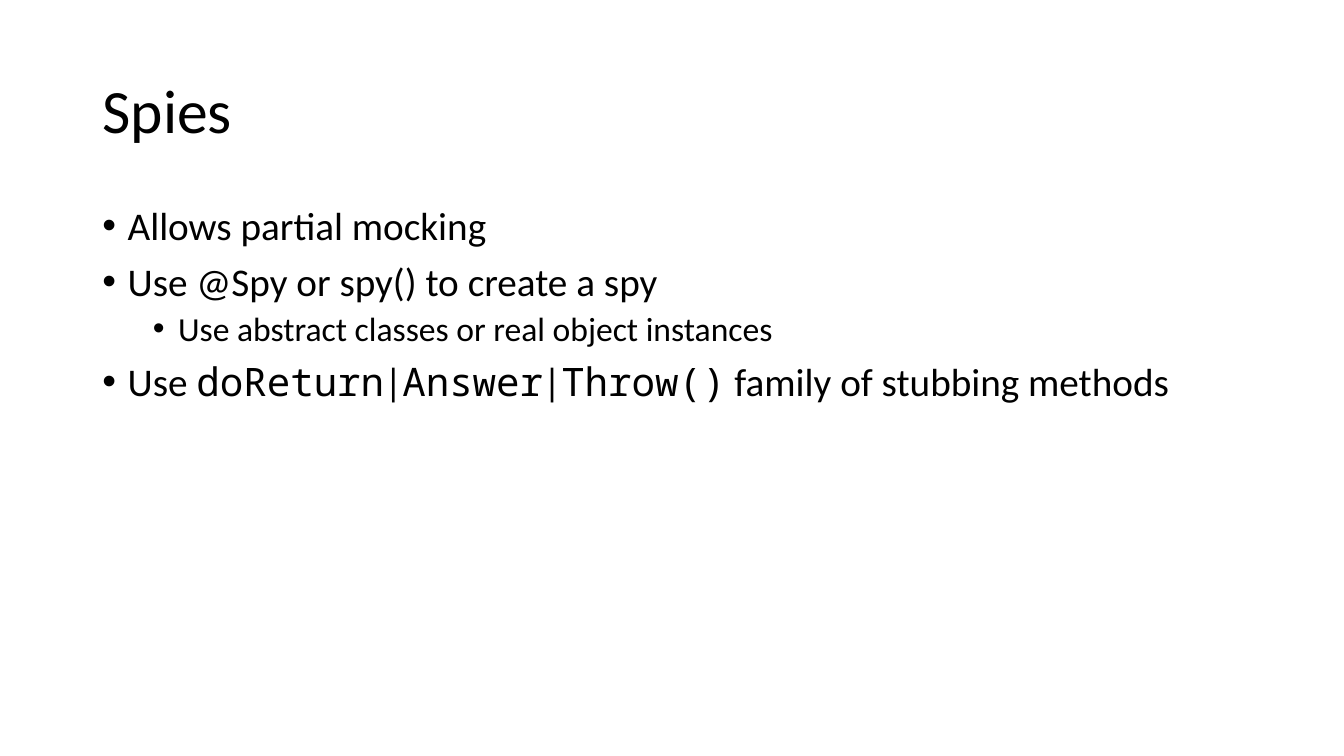
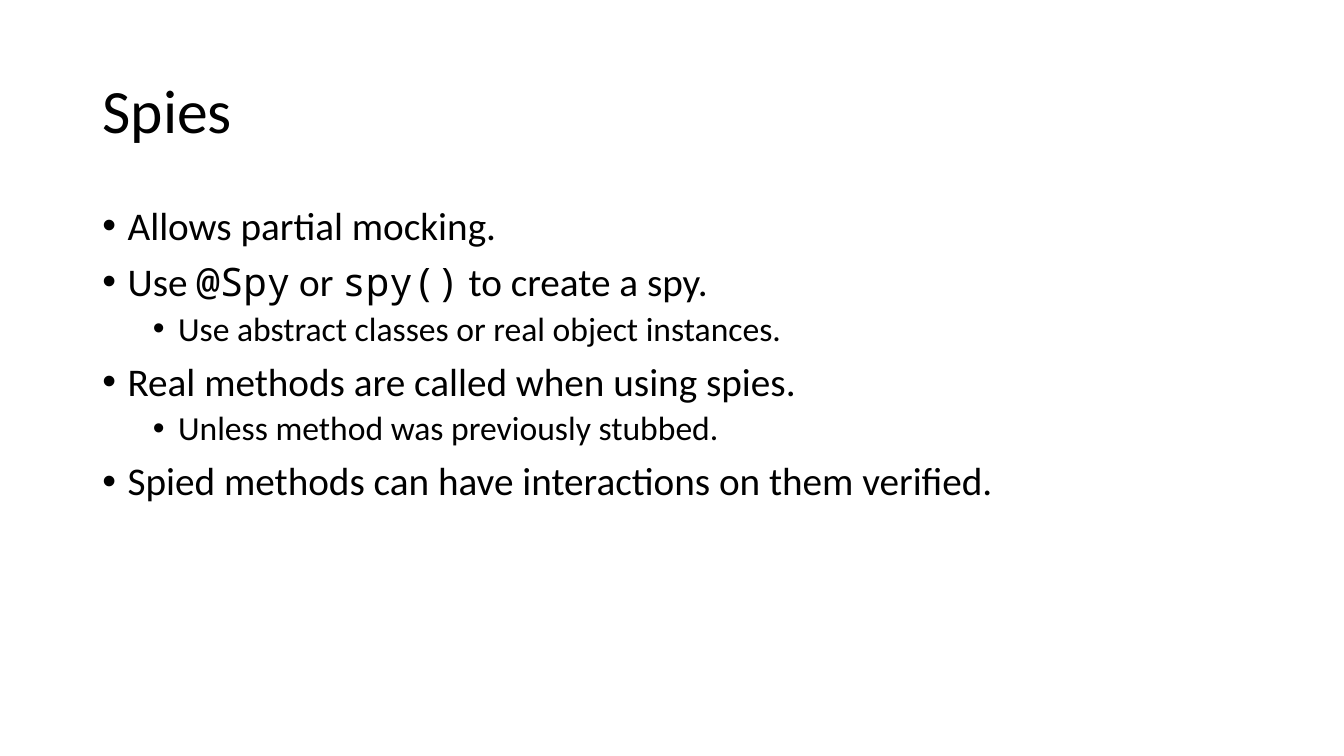
Before and after one commit to cebartling/test-driven, a slide deck: slide 9 of presentations/Introduction to Mockito.pptx (slide 8 before the commit). Drawn at 1344x756 pixels with LibreOffice and Linux fonts; fonts in the diff are those of the drawing. Boxes give left, top, right and bottom in pixels: in the first picture for what was removed or moved away, otherwise in the second. Text is boxed around its words. In the diff, an @@ line names an element or a change of style, - is before the commit and + after.

```diff
--- a/presentations/Introduction to Mockito.pptx
+++ b/presentations/Introduction to Mockito.pptx
@@ text at bbox=[128, 212, 992, 502]: text changed @@
-• Allows partial mocking
-• Use @Spy or spy() to create a spy
-  • Use abstract classes or real object instances
-• Use doReturn|Answer|Throw() family of stubbing methods
+• Allows partial mocking.
+• Use @Spy or spy() to create a spy.
+  • Use abstract classes or real object instances.
+• Real methods are called when using spies.
+  • Unless method was previously stubbed.
+• Spied methods can have interactions on them verified.
```
Also in this commit, not shown: 2 other slides changed, 6 slides added, 4 slides removed.
